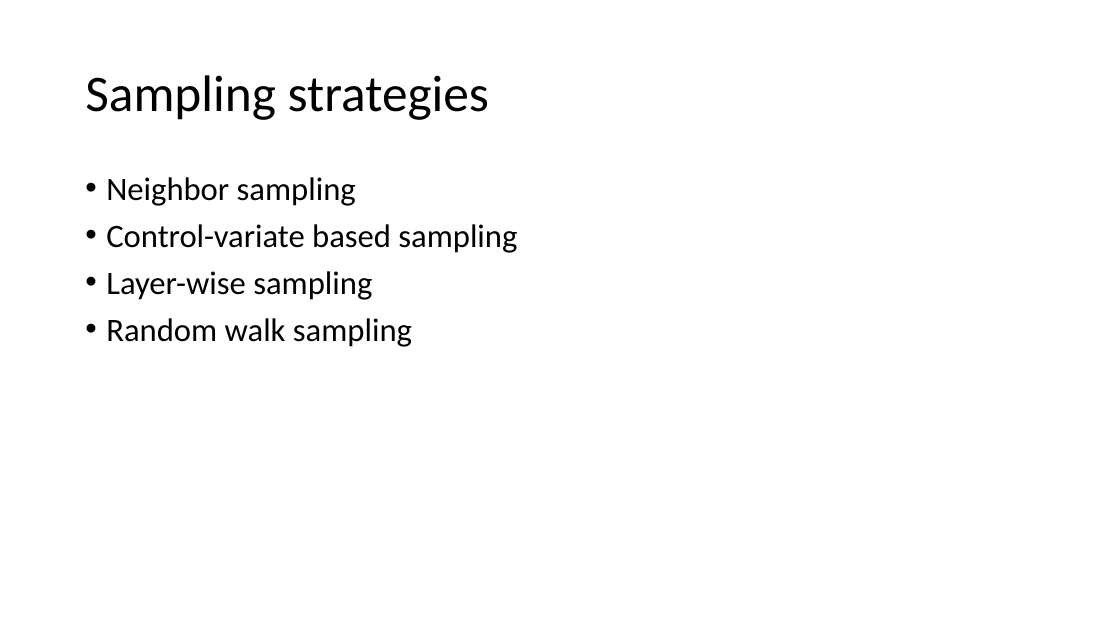
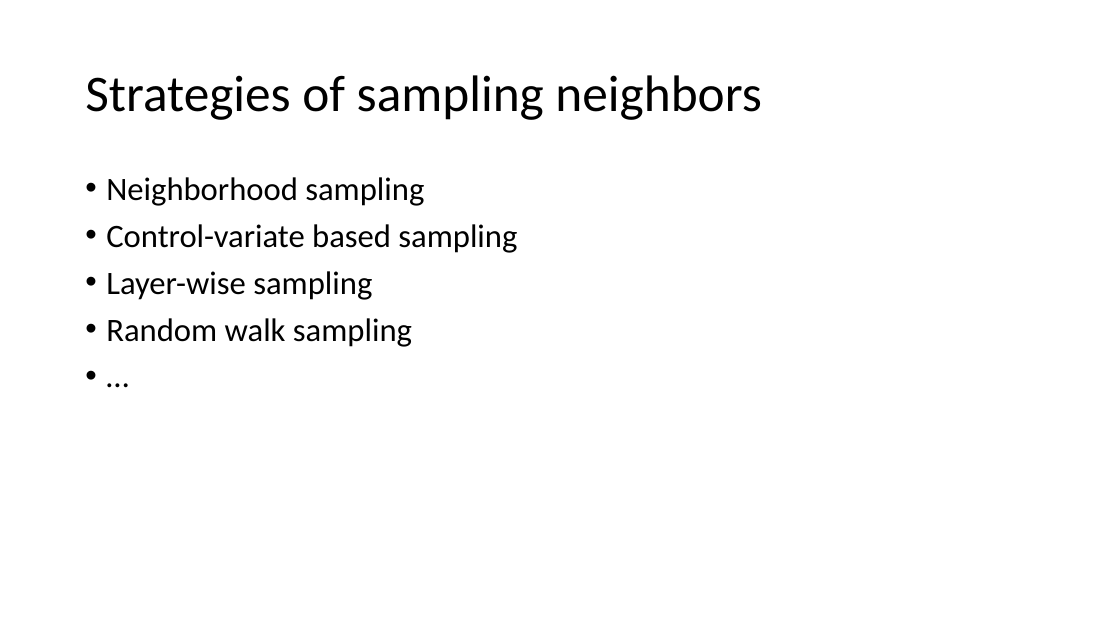
Before and after one commit to dglai/WWW20-Hands-on-Tutorial, a slide deck: slide 17 of large_graphs/sampling.pptx (slide 18 before the commit). Drawn at 1120x630 pixels with LibreOffice and Linux fonts; fonts in the diff are those of the drawing. Boxes give left, top, right and bottom in pixels: in the first picture for what was removed or moved away, otherwise in the second. Text is boxed around its words. In the diff, an @@ line names an element or a change of style, - is before the commit and + after.

Commit message:
update slides.

```diff
--- a/large_graphs/sampling.pptx
+++ b/large_graphs/sampling.pptx
@@ title at [85, 75, 761, 120]: text changed @@
-Sampling strategies
+Strategies of sampling neighbors
@@ text at [106, 177, 517, 347]: paragraph added @@
+• …
@@ text at [106, 177, 424, 206]: text changed @@
-• Neighbor sampling
+• Neighborhood sampling
```
Also in this commit, not shown: 4 other slides changed, 1 slide added, 1 slide removed.
